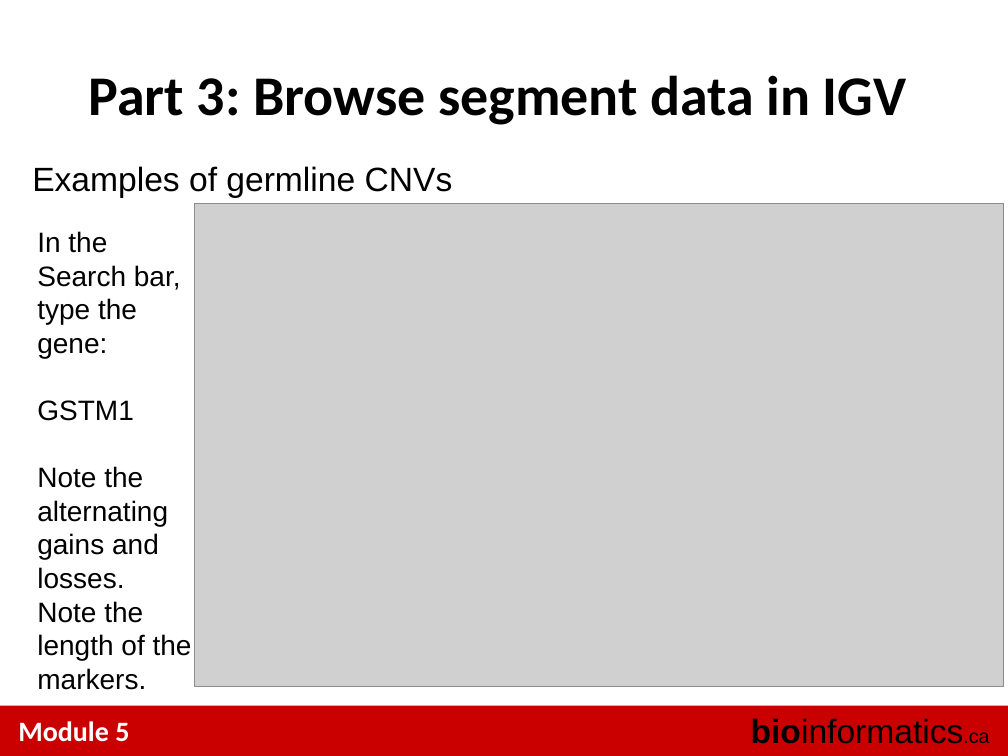
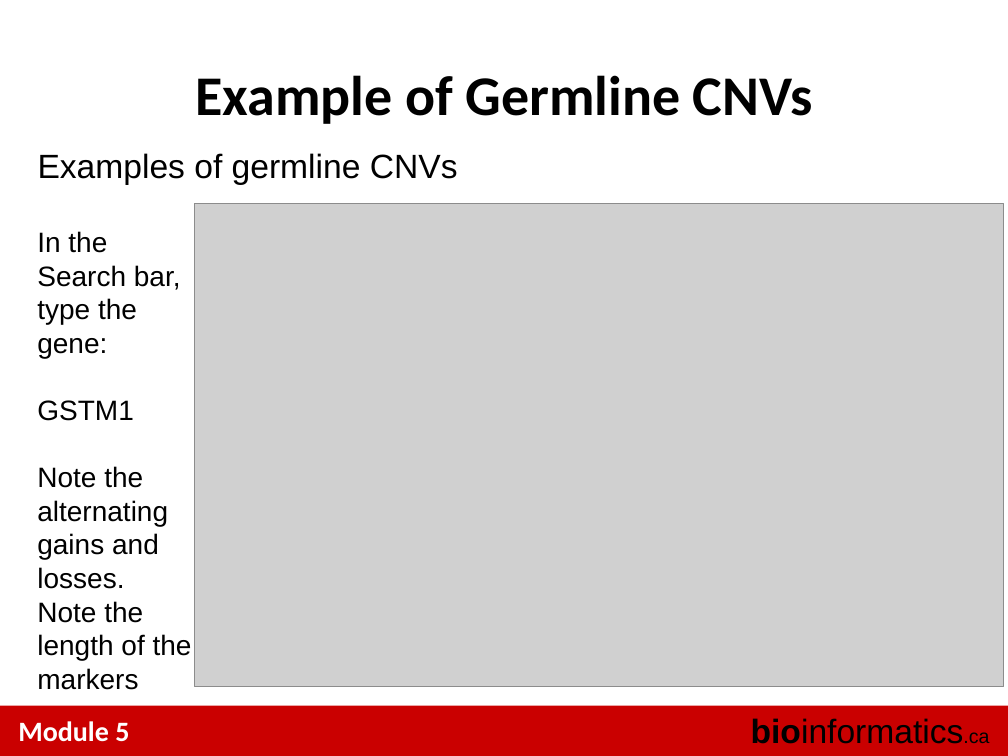
Before and after one commit to tinyheero/BICG-2016, a slide deck: slide 21 of copy_number/content/BiCG_2014_Module5_Lab_shah.ppt (slide 34 before the commit). Drawn at 1008x756 pixels with LibreOffice and Linux fonts; fonts in the diff are those of the drawing; grey boxes stand for pictures. Boxes give left, top, right and bottom in pixels: in the first picture for what was removed or moved away, otherwise in the second. Text is boxed around its words. In the diff, an @@ line names an element or a change of style, - is before the commit and + after.

```diff
--- a/copy_number/content/BiCG_2014_Module5_Lab_shah.ppt
+++ b/copy_number/content/BiCG_2014_Module5_Lab_shah.ppt
@@ text at box(195, 75, 812, 124): text changed @@
-Part 3: Browse segment data in IGV
+Example of Germline CNVs
@@ text "Examples of germline CNVs": place and size @@
-text "Examples of germline CNVs" at box(32, 166, 453, 198)
+text "Examples of germline CNVs" at box(38, 153, 458, 185)
@@ text at box(37, 601, 192, 690): text changed @@
-Note the length of the markers.
+Note the length of the markers
```
Also in this commit, not shown: 13 other slides changed, 5 slides added, 18 slides removed.
